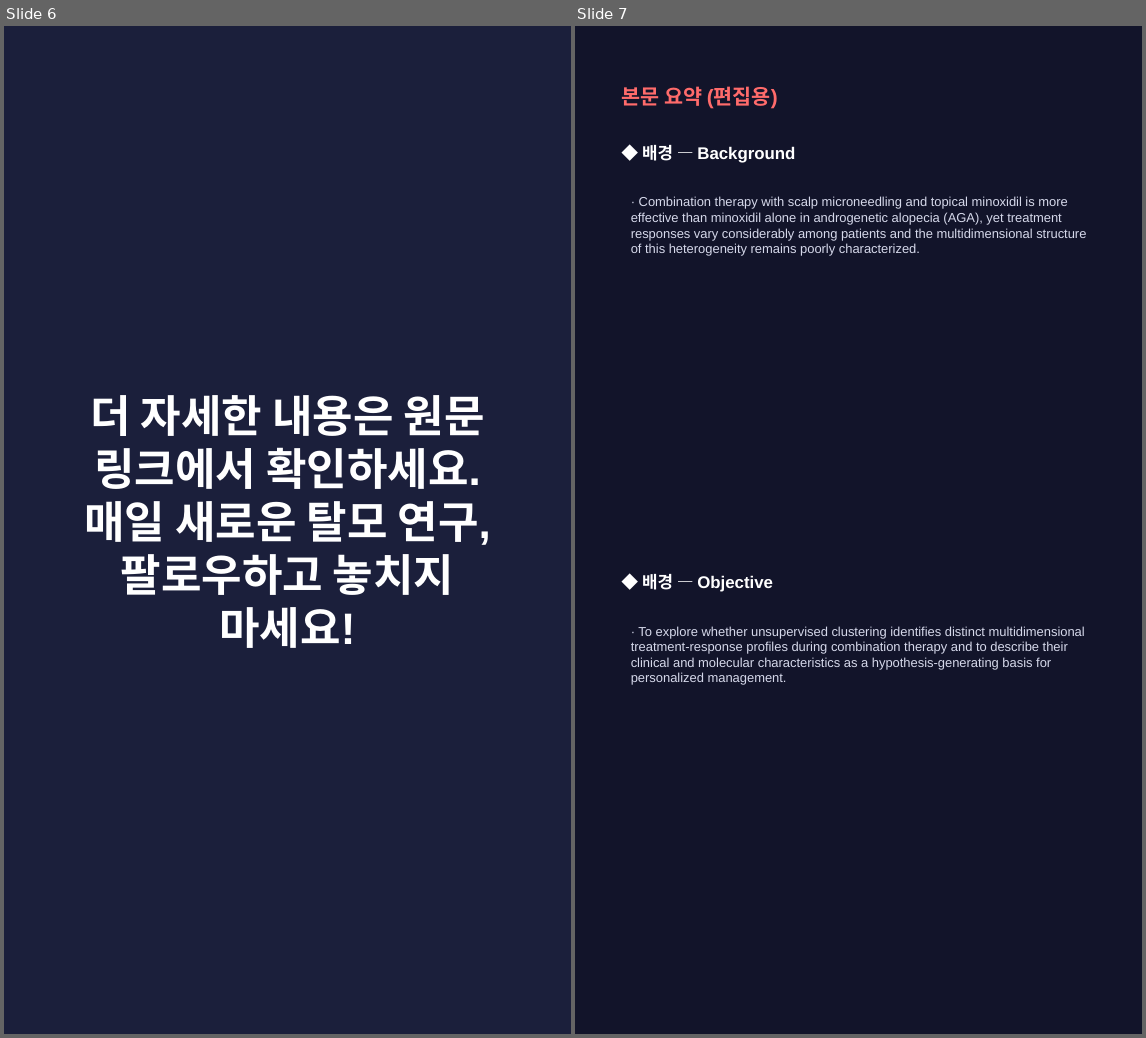
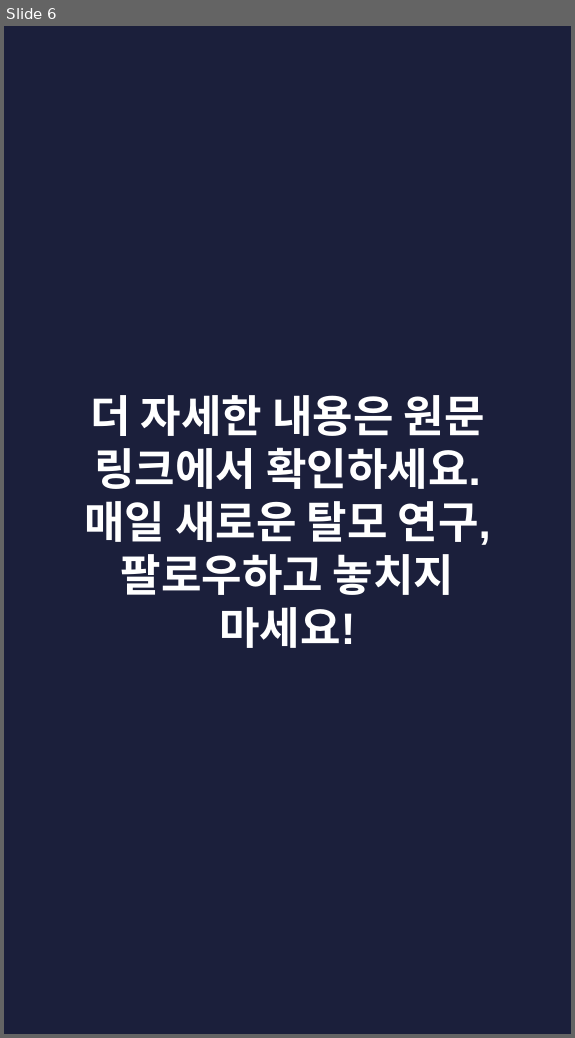
Before and after one commit to hyokang2010-BJ-ANTH/product-builder-test, a slide deck: pwa/data/latest/slides.pptx. Shown side by side, each under a label of ours: slides 6 and 7 before the commit, slide 6 after it. The pictures are 1146x1038 and 575x1038 pixels, drawn with LibreOffice and Linux fonts; fonts in the diff are those of the drawing. Boxes give left, top, right and bottom in pixels: in the first picture for what was removed or moved away, otherwise in the second. Text is boxed around its words. In the diff, an @@ line names an element or a change of style, - is before the commit and + after.

```diff
--- a/pwa/data/latest/slides.pptx
+++ b/pwa/data/latest/slides.pptx
@@ slide 7 removed at <box>575,26,1142,1034</box>, background #12142A @@
@@ text removed at <box>621,86,778,109</box> @@
-본문 요약 (편집용)
@@ text removed at <box>642,145,795,163</box> @@
-◆ 배경 — Background
@@ text removed at <box>631,196,1086,256</box> @@
-· Combination therapy with scalp microneedling and topical minoxidil is more effective than minoxidil alone in androgenetic alopecia (AGA), yet treatment responses vary considerably among patients and the multidimensional structure of this heterogeneity remains poorly characterized.
@@ text removed at <box>642,574,773,592</box> @@
-◆ 배경 — Objective
@@ text removed at <box>631,626,1085,685</box> @@
-· To explore whether unsupervised clustering identifies distinct multidimensional treatment-response profiles during combination therapy and to describe their clinical and molecular characteristics as a hypothesis-generating basis for personalized management.
```
Also in this commit, not shown: 2 slides changed, 5 slides added, 5 other slides removed, 26 other files.
